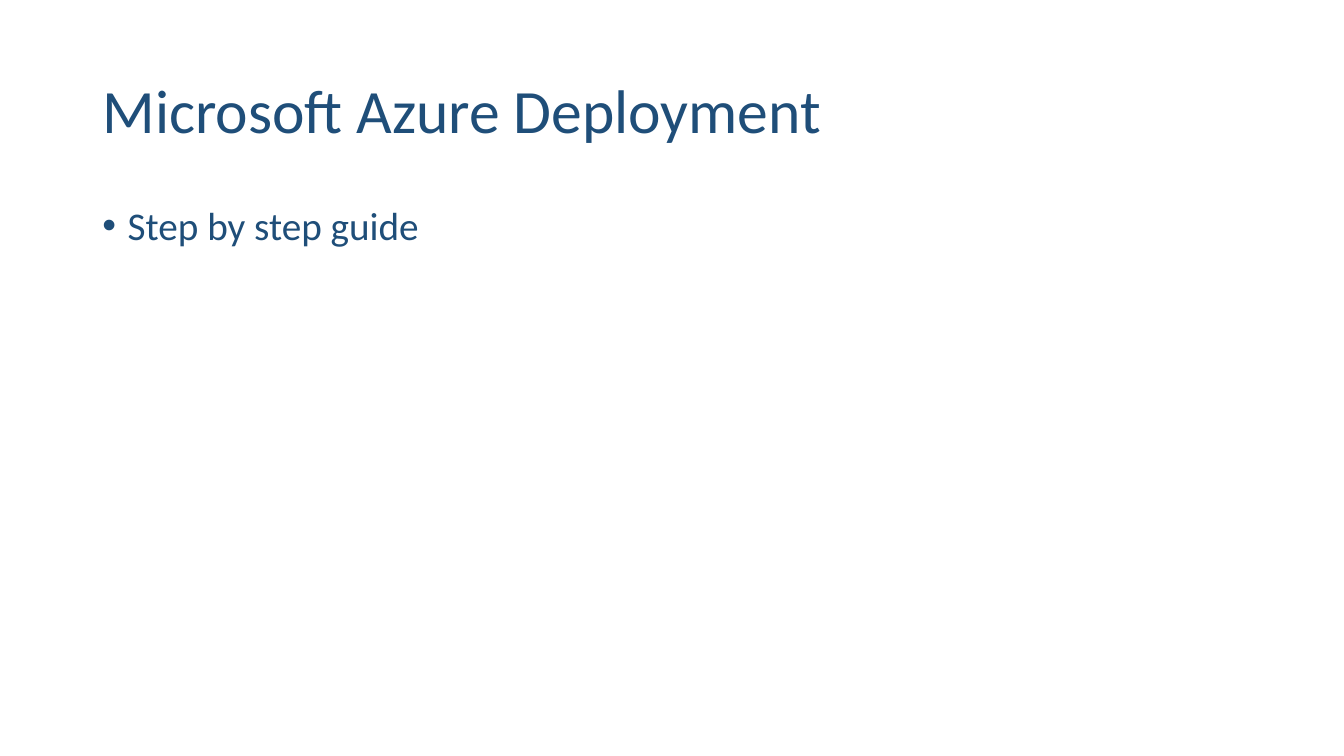
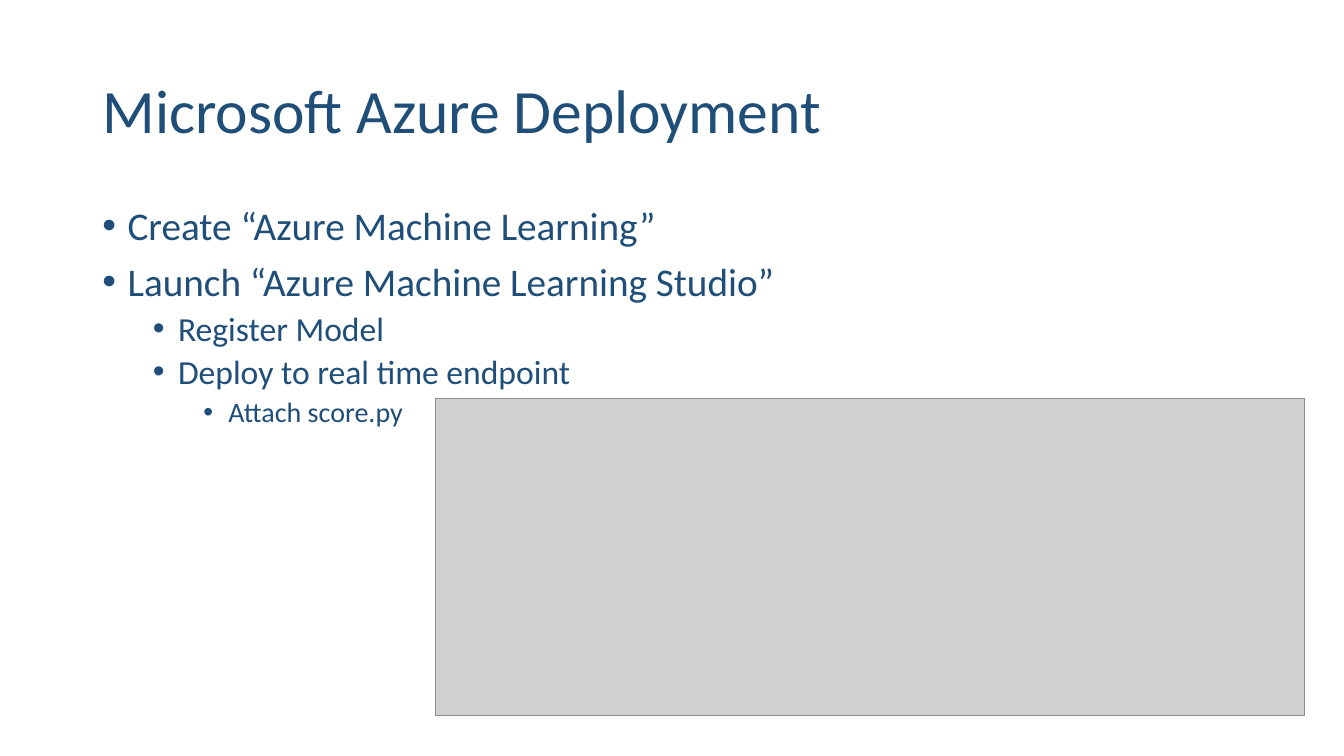
Before and after one commit to ehennis/Blog, a slide deck: slide 14 of UsingYourModels/DL-KCDC.pptx. Drawn at 1344x756 pixels with LibreOffice and Linux fonts; fonts in the diff are those of the drawing; grey boxes stand for pictures. Boxes give left, top, right and bottom in pixels: in the first picture for what was removed or moved away, otherwise in the second. Text is boxed around its words. In the diff, an @@ line names an element or a change of style, - is before the commit and + after.

Commit message:
Added Azure files

```diff
--- a/UsingYourModels/DL-KCDC.pptx
+++ b/UsingYourModels/DL-KCDC.pptx
@@ text at bbox=[128, 212, 774, 427]: text changed @@
-• Step by step guide
+• Create “Azure Machine Learning”
+• Launch “Azure Machine Learning Studio”
+  • Register Model
+  • Deploy to real time endpoint
+    • Attach score.py
@@ picture added at bbox=[436, 399, 1305, 716] @@
```
Also in this commit, not shown: 1 other slide changed, 1 other file.
